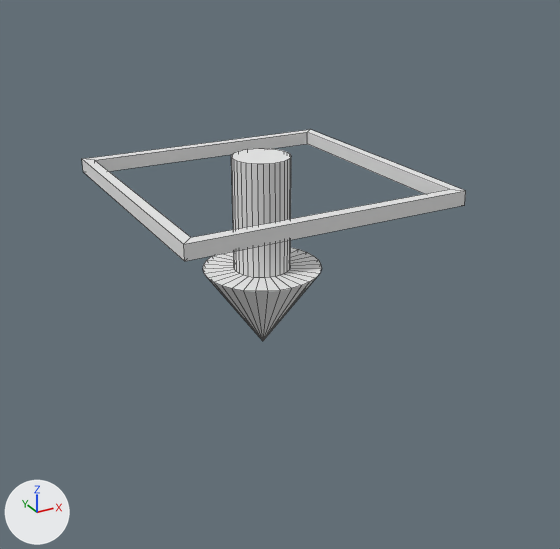
A saved change to the OBJ model res/models/arrow.obj.
Rendered twice from a 50 mm lens placed at (-9.78, -18.88, 11.61), pointed at (0.26, -0.63, 2.49). Every picture has the same lights, and +X, +Y and +Z are marked at lower left. Mesh edges are drawn as thin lines. Where no turn or scale is listed for an object, it has been applied to the vertices.
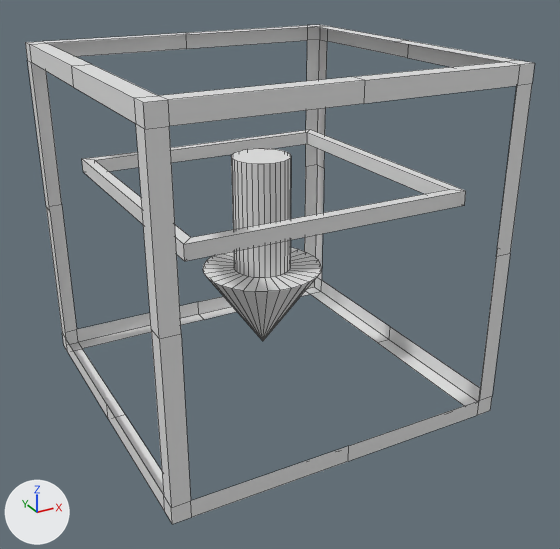
The newer file is also turned or shifted as a whole; pictures and numbers use the older file's frame.

Where the change shows, as pixel boxes (x1, y1, x2, y2) in the pictures (560 x 549 px):
'Cube_Cube.001', added: after (25, 25, 535, 524)

Diff of the bpy script that builds the scene:
```diff
--- a/res/models/arrow.obj.py
+++ b/res/models/arrow.obj.py
@@ me_cube_cube_001 @@
+me_cube_cube_001.from_pydata(...)  # 92 vertices, 72 faces; spans x -5.0..5.0, y -5.0..5.0, z -5.0..5.0
@@ ob_cube_cube_001 @@
+ob_cube_cube_001 = bpy.data.objects.new('Cube_Cube.001', me_cube_cube_001)
+ob_cube_cube_001.location = (0.0, 0.13, 3.73)
```
